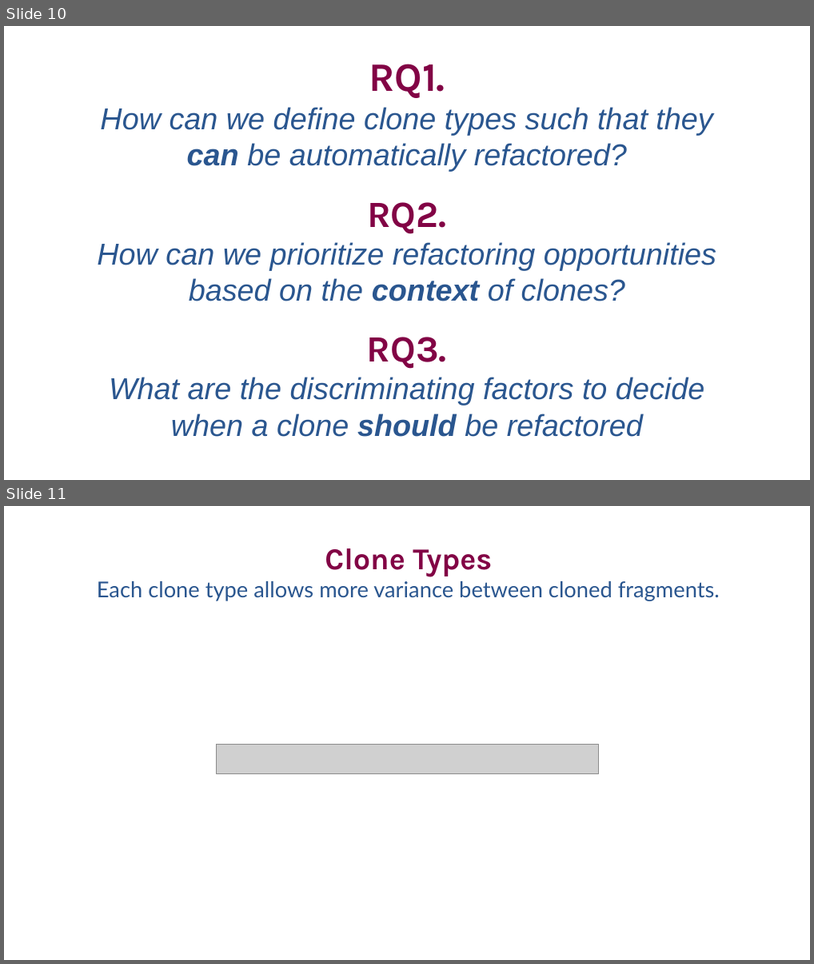
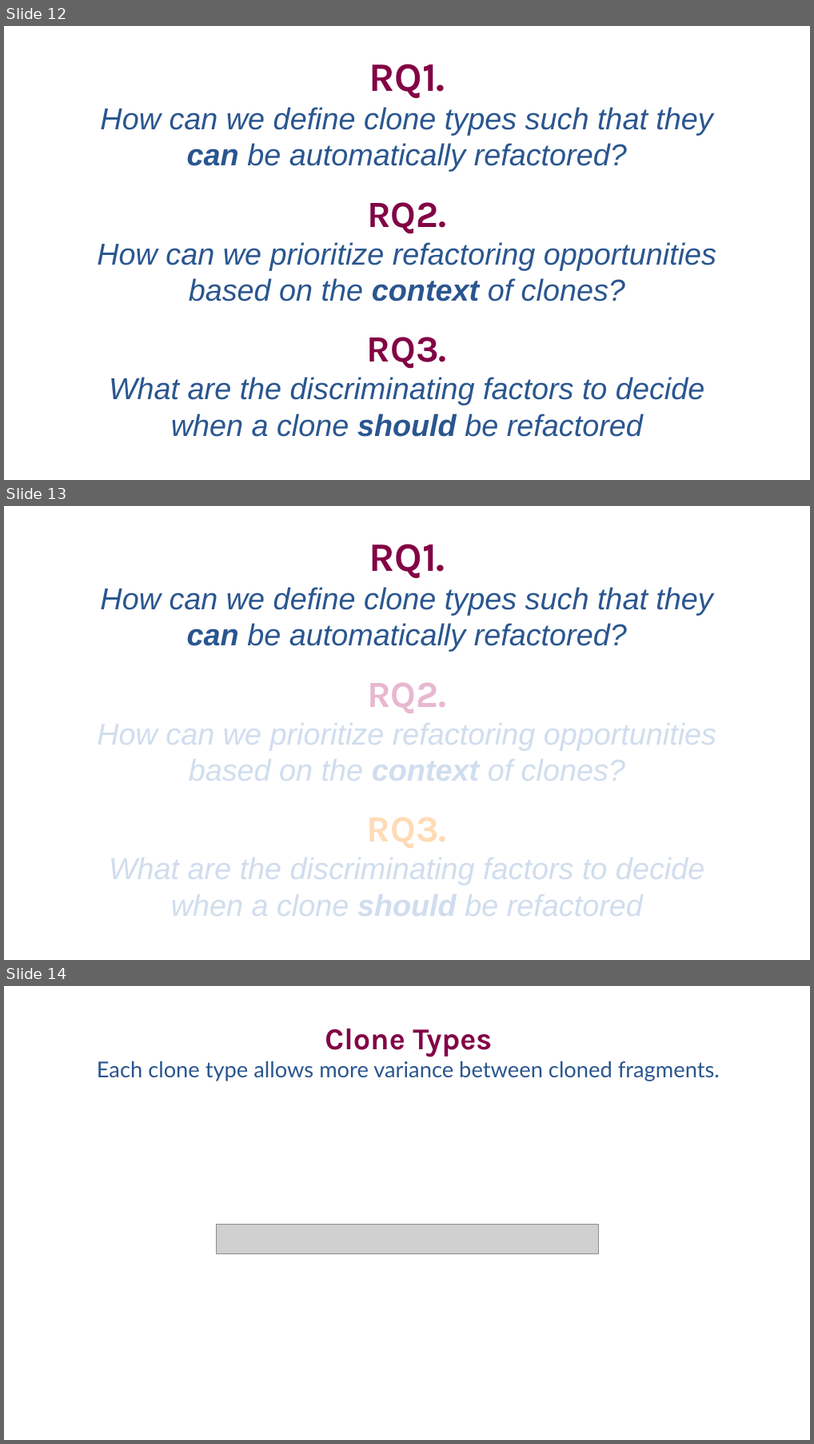
Before and after one commit to SimonBaars/Master-Thesis-Simon-Baars, a slide deck: presentations/FinalPresentation.odp. Shown one above the other, each under a label of ours: slides 10 and 11 before the commit, slides 12, 13 and 14 after it. The pictures are 814x964 and 814x1444 pixels, drawn with LibreOffice and Linux fonts; fonts in the diff are those of the drawing; grey boxes stand for pictures. Boxes give left, top, right and bottom in pixels: in the first picture for what was removed or moved away, otherwise in the second. Text is boxed around its words. In the diff, an @@ line names an element or a change of style, - is before the commit and + after.

```diff
--- a/presentations/FinalPresentation.odp
+++ b/presentations/FinalPresentation.odp
@@ slide 13 added at box(4, 506, 810, 960), background #FFFFFF @@
@@ free added at box(90, 528, 724, 924), 36 pt, text #D0DDEE, italic @@
+RQ1.
+How can we define clone types such that they can be automatically refactored?
+RQ2.
+How can we prioritize refactoring opportunities based on the context of clones?
+RQ3.
+What are the discriminating factors to decide when a clone should be refactored
@@ what was slide 10 is now slide 12 @@
@@ what was slide 11 is now slide 14 @@
```
Also in this commit, not shown: 3 slides changed, 3 other slides added, 1 slide removed.
